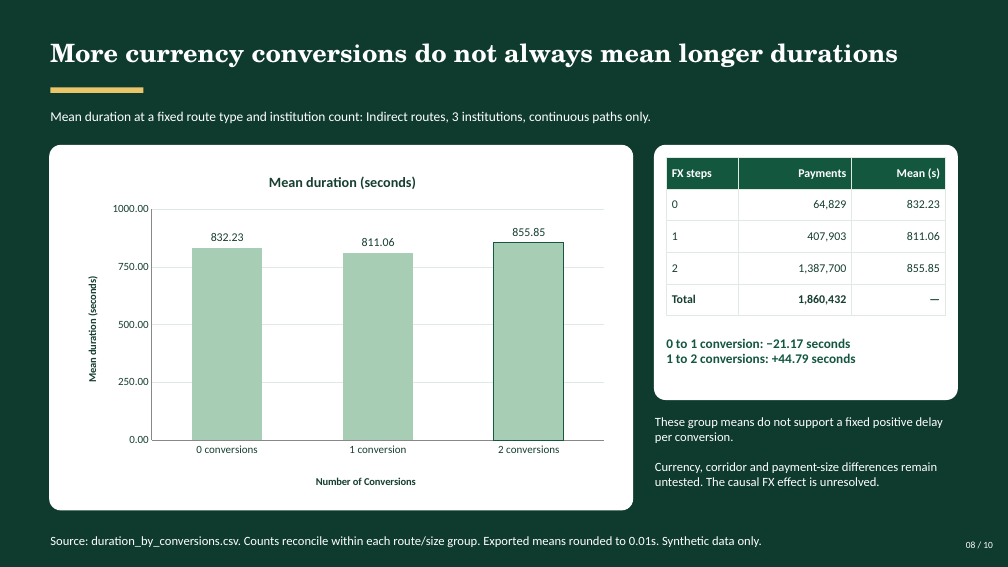
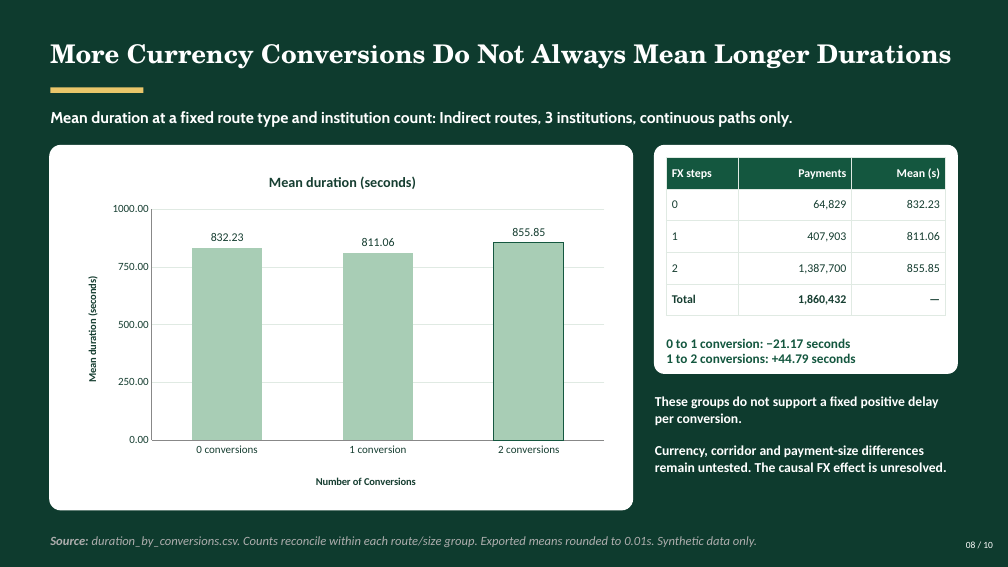
Before and after one commit to w313nnn/UMDAC-Datathon-2026, a slide deck: slide 8 of UMDAC_Combined_Findings.pptx. Drawn at 1008x567 pixels with LibreOffice and Linux fonts; fonts in the diff are those of the drawing. Boxes give left, top, right and bottom in pixels: in the first picture for what was removed or moved away, otherwise in the second. Text is boxed around its words. In the diff, an @@ line names an element or a change of style, - is before the commit and + after.

```diff
--- a/UMDAC_Combined_Findings.pptx
+++ b/UMDAC_Combined_Findings.pptx
@@ text at <box>50,44,952,69</box>: text changed; size 24 to 24.5 pt @@
-More currency conversions do not always mean longer durations
+More Currency Conversions Do Not Always Mean Longer Durations
@@ text "Mean duration at a fixed ..." at <box>50,111,792,127</box>: size 12.8 to 15 pt, font Calibri to Cabin, bold on @@
@@ rounded rectangle: place and size @@
-rounded rectangle at <box>654,145,958,401</box>
+rounded rectangle at <box>654,145,958,374</box>
@@ text at <box>655,396,938,425</box>: text changed; size 12 to 13 pt; bold on @@
-These group means do not support a fixed positive delay per conversion.
+These groups do not support a fixed positive delay per conversion.
@@ text "These groups do not support ...": place and size @@
-text "These groups do not support ..." at <box>655,417,943,486</box>
+text "These groups do not support ..." at <box>655,396,946,472</box>
@@ text at <box>655,445,946,472</box>: size 12 to 13 pt, bold on in "Currency, corridor and payment-size differences remain untes ..." @@
@@ text "Source: duration_by_conversions.csv. Counts reconcile within ..." at <box>50,536,757,547</box>: text colour #FFFFFF to #AEAEAE, italic on; bold on in "Source:" @@
```
Also in this commit, not shown: 9 other slides changed.
